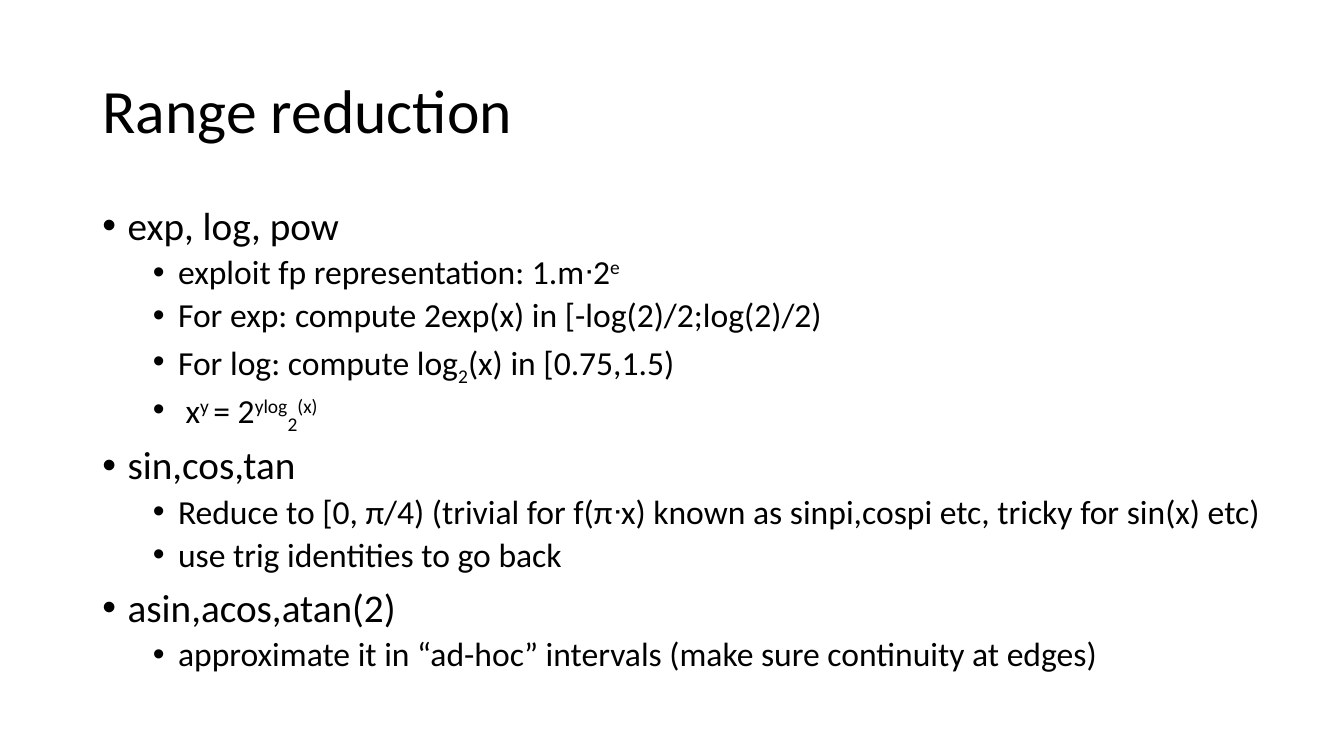
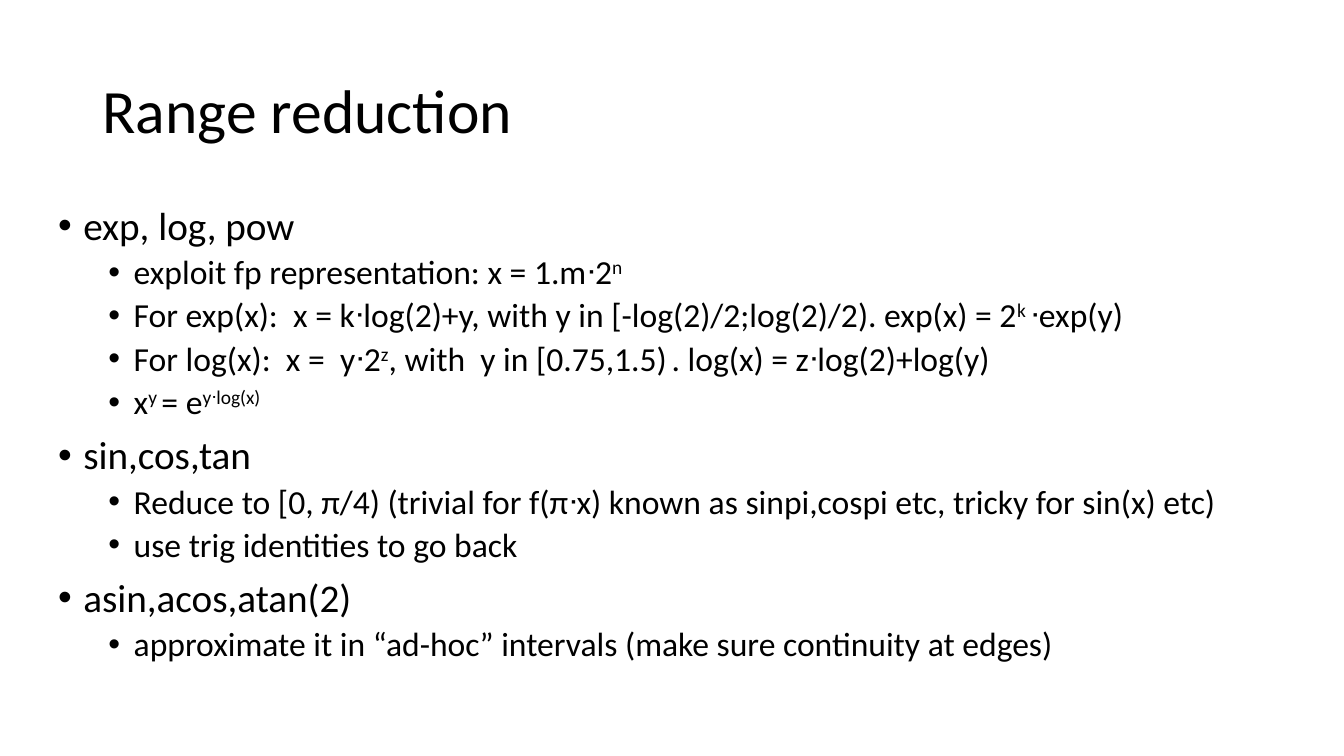
Before and after one commit to VinInn/FPCourse, a slide deck: slide 29 of Slides/FPforScientist.pptx. Drawn at 1344x756 pixels with LibreOffice and Linux fonts; fonts in the diff are those of the drawing. Boxes give left, top, right and bottom in pixels: in the first picture for what was removed or moved away, otherwise in the second. Text is boxed around its words. In the diff, an @@ line names an element or a change of style, - is before the commit and + after.

Commit message:
get range reduction right

```diff
--- a/Slides/FPforScientist.pptx
+++ b/Slides/FPforScientist.pptx
@@ text "exp, log, pow": place and size @@
-text "exp, log, pow" at [128, 212, 1260, 672]
+text "exp, log, pow" at [83, 212, 1215, 662]
@@ text at [134, 260, 1123, 408]: text changed @@
-  • exploit fp representation: 1.mᐧ2e
-  • For exp: compute 2exp(x) in [-log(2)/2;log(2)/2)
-  • For log: compute log2(x) in [0.75,1.5)
-  • xy = 2ylog2(x)
+  • exploit fp representation: x = 1.mᐧ2n
+  • For exp(x): x = kᐧlog(2)+y, with y in [-log(2)/2;log(2)/2). exp(x) = 2k ᐧexp(y)
+  • For log(x): x = yᐧ2z, with y in [0.75,1.5) . log(x) = zᐧlog(2)+log(y)
+  • xy = eyᐧlog(x)
```
Also in this commit, not shown: 7 other slides changed.
